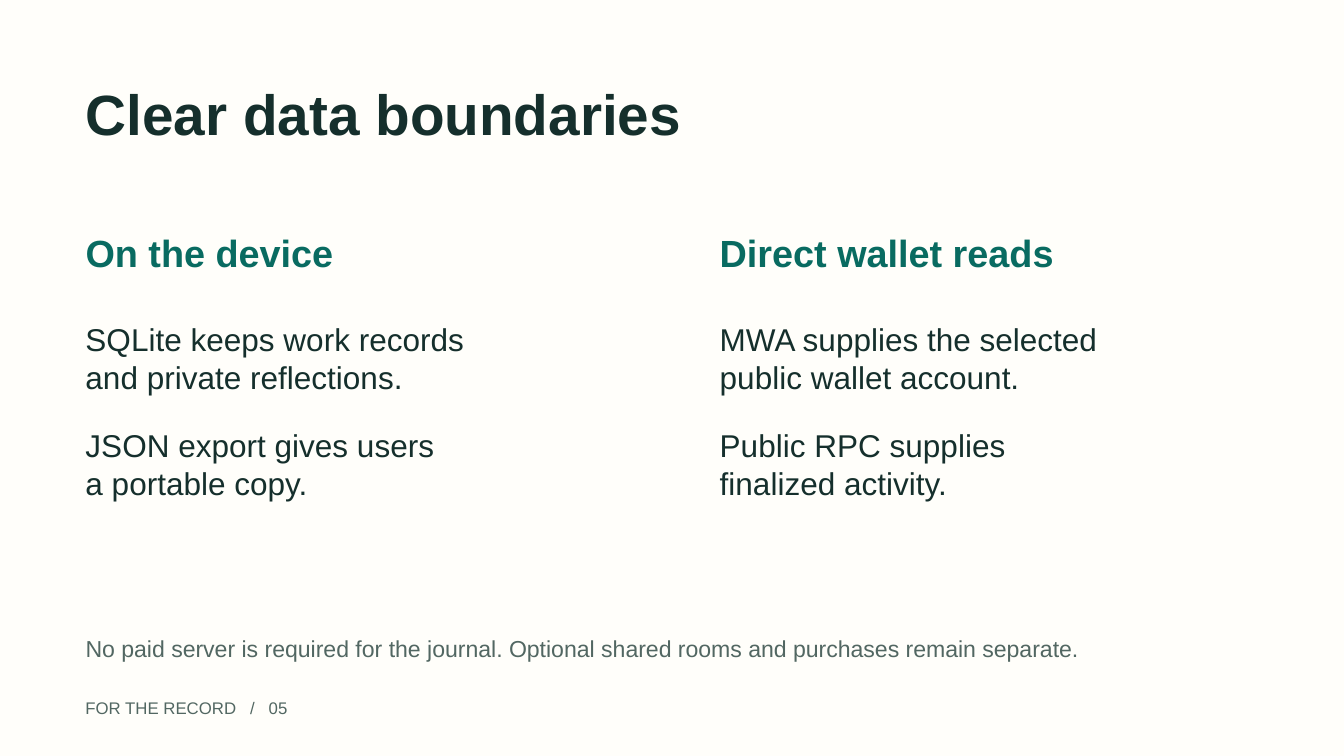
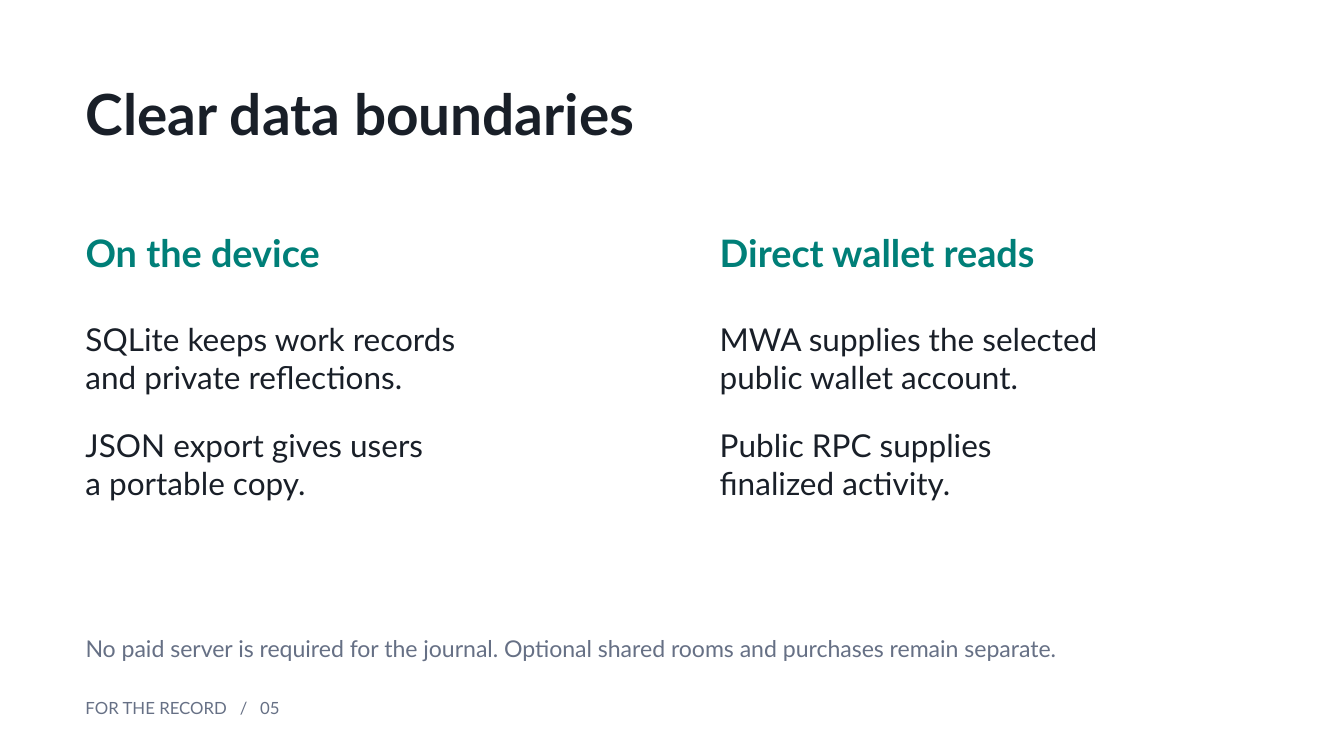
Before and after one commit to openai-lover/seeker_FOR-THE-RECORD, a slide deck: slide 5 of docs/submission/FOR-THE-RECORD-pitch.pptx. Drawn at 1344x756 pixels with LibreOffice and Linux fonts; fonts in the diff are those of the drawing. Boxes give left, top, right and bottom in pixels: in the first picture for what was removed or moved away, otherwise in the second. Text is boxed around its words. In the diff, an @@ line names an element or a change of style, - is before the commit and + after.

```diff
--- a/docs/submission/FOR-THE-RECORD-pitch.pptx
+++ b/docs/submission/FOR-THE-RECORD-pitch.pptx
@@ background #FFFEFA to #FFFFFF @@
@@ text "On the device" at (86, 239, 320, 268): font Arial to Lato, text colour #096B61 to #007F78 @@
@@ text "Direct wallet reads" at (720, 239, 1035, 268): font Arial to Lato, text colour #096B61 to #007F78 @@
@@ font Arial to Lato, text colour #152F2C to #191F28 in 3 elements at (86, 93, 634, 136), (85, 327, 455, 501), (720, 327, 1097, 501) @@
@@ text "No paid server is required ..." at (86, 640, 1056, 661): font Arial to Lato, text colour #526762 to #667085 @@
@@ text "FOR THE RECORD / 05" at (85, 702, 279, 714): font Arial to Lato, text colour #526762 to #667085 @@
```
Also in this commit, not shown: 5 other slides changed, 2 slides added, 2 slides removed, 42 other files.
